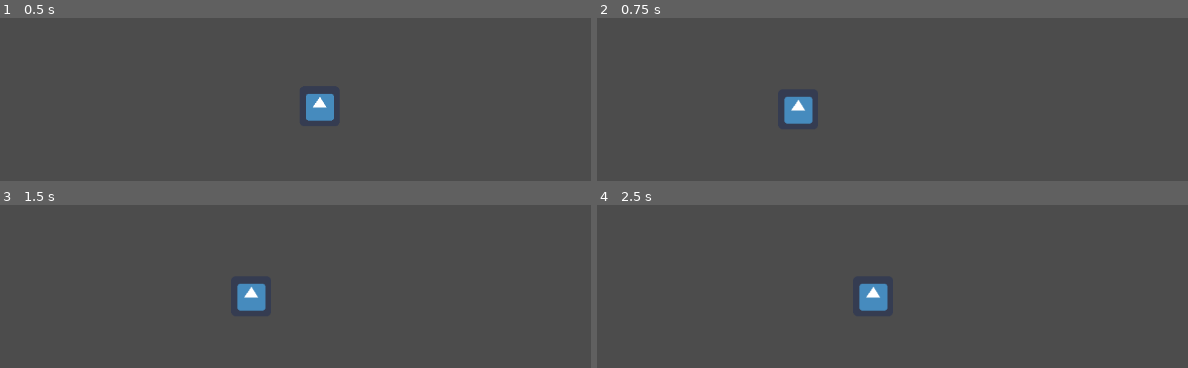
Above: before the commit, frames 1-4 (two rows, left to right).
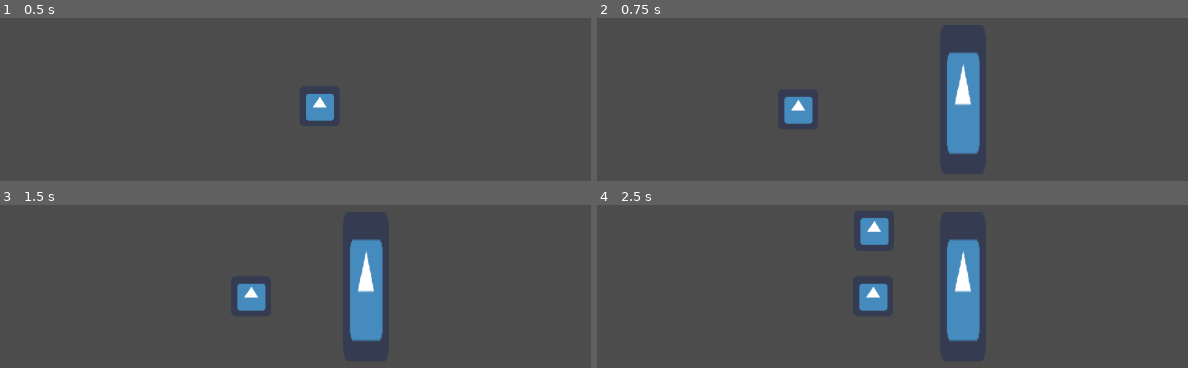
Above: after the commit, the same moments.

Repository: Onizik/Ludum_18.04
Game: Godot game, scene res://Scenes/Menu.tscn
Same seed, same stepped clock (60 frames per second), same inputs: the game is played once before the commit and once after it. The engine's default icon, where the game draws it, is replaced by a stand-in: a white triangle on a blue panel in a dark square.
Inputs (mouse positions are in pixels of both pictures, inside the frame that each line leads up to):
- Up to frame 1 (0.5 s): no input
- Up to frame 2 (0.75 s): click (916, 106) at 0.5 s
- Up to frame 3 (1.5 s): tap Enter at 1.25 s; hold Right (ui_right) from 1.28 s (still down)
- Up to frame 4 (2.5 s): release Right (ui_right) at 2.03 s; hold Left (ui_left) from 2.03 s (still down)

Frame 1 is identical in both runs. In frame 2, 3.5% of the frame differs, in the area x 59-65%, y 20-84%; in frame 3, 3.5%; in frame 4, 4.3%, in the area x 44-65%, y 7-84%.

Commit message:
add collision

Diff:
--- /dev/null
+++ b/LD/Scenes/Area2D.gd
@@ -0,0 +1,22 @@
+extends Area2D
+signal hit
+
+# Declare member variables here. Examples:
+# var a = 2
+# var b = "text"
+
+
+# Called when the node enters the scene tree for the first time.
+func _ready():
+	pass # Replace with function body.
+
+
+# Called every frame. 'delta' is the elapsed time since the previous frame.
+#func _process(delta):
+#	pass
+
+
+func _on_Area2D_body_entered(body):
+	$test.visible = true
+	emit_signal("hit")
+	$CollisionShape2D.set_deferred("disabled", true)
--- a/LD/Scenes/Character.tscn
+++ b/LD/Scenes/Character.tscn
@@ -1,7 +1,8 @@
-[gd_scene load_steps=4 format=2]
+[gd_scene load_steps=5 format=2]
 
 [ext_resource path="res://icon.png" type="Texture" id=1]
 [ext_resource path="res://Scripts/Character.gd" type="Script" id=2]
+[ext_resource path="res://Scenes/Area2D.gd" type="Script" id=3]
 
 [sub_resource type="RectangleShape2D" id=1]
 extents = Vector2( 33.3793, 32.9743 )
@@ -10,9 +11,16 @@
 script = ExtResource( 2 )
 
 [node name="Area2D" type="Area2D" parent="."]
+script = ExtResource( 3 )
+
+[node name="test" type="Sprite" parent="Area2D"]
+visible = false
+position = Vector2( 1.62901, -105.071 )
+texture = ExtResource( 1 )
 
 [node name="Sprite" type="Sprite" parent="Area2D"]
 texture = ExtResource( 1 )
 
 [node name="CollisionShape2D" type="CollisionShape2D" parent="Area2D"]
 shape = SubResource( 1 )
+[connection signal="body_entered" from="Area2D" to="Area2D" method="_on_Area2D_body_entered"]
--- a/LD/Scenes/Main.tscn
+++ b/LD/Scenes/Main.tscn
@@ -1,8 +1,23 @@
-[gd_scene load_steps=2 format=2]
+[gd_scene load_steps=4 format=2]
 
 [ext_resource path="res://Scenes/Character.tscn" type="PackedScene" id=1]
+[ext_resource path="res://icon.png" type="Texture" id=2]
+
+[sub_resource type="RectangleShape2D" id=1]
+extents = Vector2( 47.1032, 131.225 )
 
 [node name="Node2D" type="Node2D"]
 
+[node name="RigidBody2D" type="RigidBody2D" parent="."]
+position = Vector2( 699.074, 431.5 )
+gravity_scale = 0.0
+
+[node name="Sprite" type="Sprite" parent="RigidBody2D"]
+scale = Vector2( 1.15512, 3.74981 )
+texture = ExtResource( 2 )
+
+[node name="CollisionShape2D" type="CollisionShape2D" parent="RigidBody2D"]
+shape = SubResource( 1 )
+
 [node name="Character" parent="." instance=ExtResource( 1 )]
 position = Vector2( 435.423, 446.775 )
